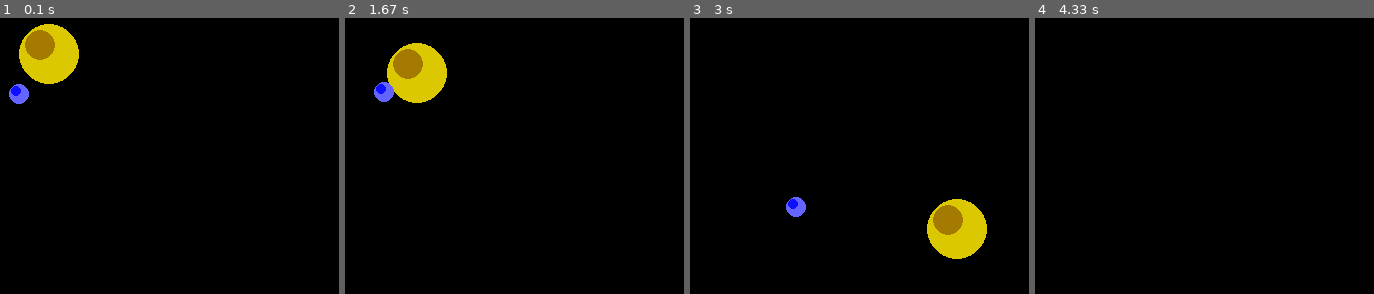
Above: before the commit, frames 1-4 (left to right).
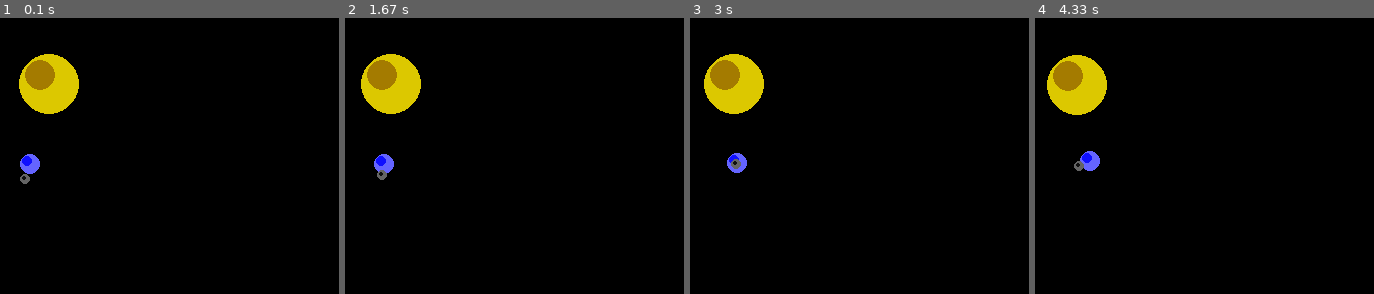
Above: after the commit, the same moments.

Repository: spinningdoughnut/pygame-study
Game: pygame game, started from gravsim_pygame.py
The game is run twice, just before and just after one commit, with the same random seed, the same clock (stepped at 60 frames per second) and the same inputs.
Inputs:
- Up to frame 1 (0.1 s): no input
- Up to frame 2 (1.67 s): tap F at 0.33 s
- Up to frame 3 (3 s): no input
- Up to frame 4 (4.33 s): no input

The runs differ from the first frame. In frame 1, 4.9% of the frame differs, in the area x 2-24%, y 2-61%; in frame 2, 4.4%; in frame 3, 6.6%, in the area x 4-88%, y 13-88%; in frame 4, 3.4%.

Commit message:
[feat] make SpaceObjects move correctly according to gravitational influence

Diff:
--- a/gravsim_pygame.py
+++ b/gravsim_pygame.py
@@ -39,6 +39,10 @@
 HEIGHT = 480
 SCREENRECT = pg.Rect(0, 0, WIDTH, HEIGHT)
 # SCORE = 0
+GRAV_CONST = 1e-23
+
+MASS_SUN = 1.981e30     # kg
+MASS_EARTH = 5.972e24   # kg
 
 main_dir = os.path.split(os.path.abspath(__file__))[0]
 
@@ -68,11 +72,28 @@
     """ This should calculated the gravitational field generated by all registered objects,
         and the resulting forces as well.
     """
-    delta_t = 1.0           # s
+    delta_t = 0.1          # s
     space_objects = []
+    epsilon = 1e-5
 
     def __init__(self):
         pass
+
+    def distance(self, a: SpaceObject, b: SpaceObject):
+        d = np.subtract(b.position, a.position)
+        # d = np.inner(d, d)
+        # return np.sqrt(d)
+        return np.linalg.norm(d)
+
+    def direction(self, a: SpaceObject, b: SpaceObject):
+        v = np.subtract(b.position, a.position)
+        # TODO: add some epsilon here.
+        return v / np.linalg.norm(v)
+
+    def grav_force(self, a: SpaceObject, b: SpaceObject):
+        d = np.subtract(b.position, a.position)
+        d = np.inner(d, d)
+        return GRAV_CONST * a.mass * b.mass / d # in N, or kg m / s^2
 
     def add(self, new_object: SpaceObject):
         self.space_objects.append(new_object)
@@ -82,10 +103,16 @@
         pass
 
     def accel(self):
-        pos = []
-        for so in self.space_objects:
-            pos.append(np.array([random.random() - 0.5, random.random() - 0.5, random.random() - 0.5]))
-        return pos
+        acc = []
+        # TODO: this is now completely inefficient...
+        for so1 in self.space_objects:
+            acc.append(np.array([0, 0, 0]))
+            for so2 in self.space_objects:
+                if self.distance(so1, so2) > self.epsilon:
+                    i = self.space_objects.index(so1)
+                    acc[i] = np.add(acc[i], self.direction(so1, so2) * self.grav_force(so1, so2) / so1.mass)
+            # pos.append(np.array([random.random() - 0.5, random.random() - 0.5, random.random() - 0.5]))
+        return acc
 
 
 class SpaceSprite(pg.sprite.Sprite):
@@ -105,7 +132,9 @@
         """ called every time around the game loop.
 
         """
-        self.rect.move_ip(self.space_object.velocity[0], self.space_object.velocity[1])
+        # self.rect.move_ip(self.space_object.velocity[0], self.space_object.velocity[1])
+        self.rect.left = round(self.space_object.position[0] + WIDTH / 2)
+        self.rect.top = round(self.space_object.position[1] + HEIGHT / 2)
         # if self.rect.top <= 0:
         #    self.kill()
 
@@ -135,23 +164,9 @@
         a = self.grav_field.accel()
         for so in self.space_objects:
             i = self.space_objects.index(so)
-            so.velocity[0] = so.velocity[0] + a[i][0] * self.grav_field.delta_t
-            so.velocity[1] = so.velocity[1] + a[i][1] * self.grav_field.delta_t
+            so.velocity = np.add(so.velocity, np.multiply(a[i], self.grav_field.delta_t))
+            so.position = np.add(so.position, np.multiply(so.velocity, self.grav_field.delta_t))
         pass
-
-
-def distance(a: SpaceObject, b: SpaceObject):
-    d = np.subtract(b.position, a.position)
-    # d = np.inner(d, d)
-    # return np.sqrt(d)
-    return np.linalg.norm(d)
-
-
-def direction(a: SpaceObject, b: SpaceObject):
-    v = np.subtract(b.position, a.position)
-    # TODO: add some epsilon here.
-    return v / np.linalg.norm(v)
-
 
 def main(winstyle=0):
     # Initialize pygame
@@ -183,15 +198,29 @@
     pg.display.flip()
 
     sun = SpaceObject('Sun', 1.234e20)
-    sun.position = (30.0, 0.0, 0.0)
+    sun.position = np.array([0.0, 0.0, 0.0])
+    sun.velocity = np.array([-0.4, 0.0, 0.0])
     sun.radius = 30
+    sun.mass = MASS_SUN / 1e5              # kg
     sun.color = pg.Color(220, 200, 0)
+
     earth = SpaceObject('Earth', 5.20e8)
-    earth.position = (0.0, 40.0, 0.0)
+    earth.position = np.array([0.0, 100.0, 0.0])
+    earth.velocity = np.array([1.5, 0.0, 0.0])
     earth.color = pg.Color(100, 100, 255)
+    earth.mass = MASS_EARTH                   #kg
+
+    moon = SpaceObject('Moon', 5.20e8)
+    moon.radius = 5
+    moon.position = np.array([0.0, 120.0, 0.0])
+    moon.velocity = np.array([2, 0.0, 0.0])
+    moon.color = pg.Color(100, 100, 100)
+    moon.mass = 1e5                   #kg
+
     renderer = SpaceObjectRenderer()
     renderer.add(sun)
     renderer.add(earth)
+    renderer.add(moon)
 
     # Create Some Starting Values
     clock = pg.time.Clock()
@@ -276,7 +305,7 @@
     renderer.add(sun)
     renderer.add(earth)
     renderer.print()
-    print(distance(sun, earth))
+    # print(distance(sun, earth))
 
 
 # call the "main" function if running this script
